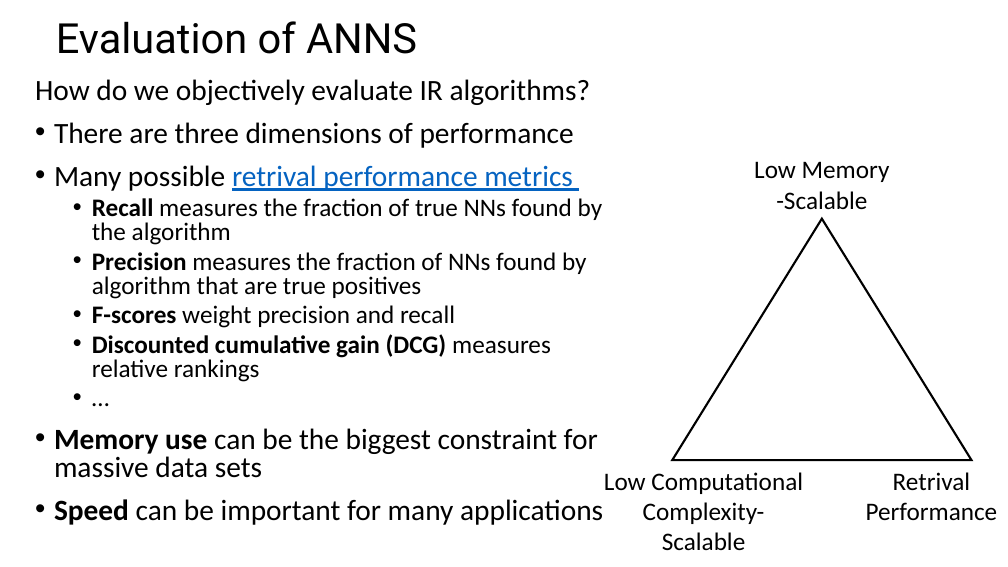
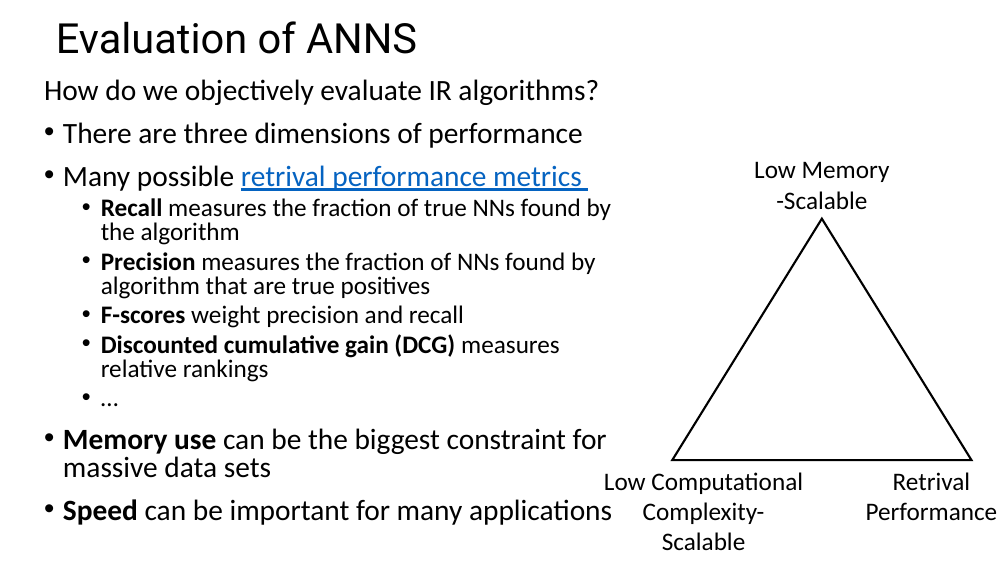
Before and after one commit to harelgabainew/school1, a slide deck: slide 15 of slides/6_InformationRetrievalSearch.pptx. Drawn at 1008x567 pixels with LibreOffice and Linux fonts; fonts in the diff are those of the drawing. Boxes give left, top, right and bottom in pixels: in the first picture for what was removed or moved away, otherwise in the second. Text is boxed around its words. In the diff, an @@ line names an element or a change of style, - is before the commit and + after.

```diff
--- a/slides/6_InformationRetrievalSearch.pptx
+++ b/slides/6_InformationRetrievalSearch.pptx
@@ text "How do we objectively evaluate ...": place and size @@
-text "How do we objectively evaluate ..." at (35, 79, 603, 525)
+text "How do we objectively evaluate ..." at (44, 79, 612, 525)
```
Also in this commit, not shown: 3 other slides changed, 2 slides added.
